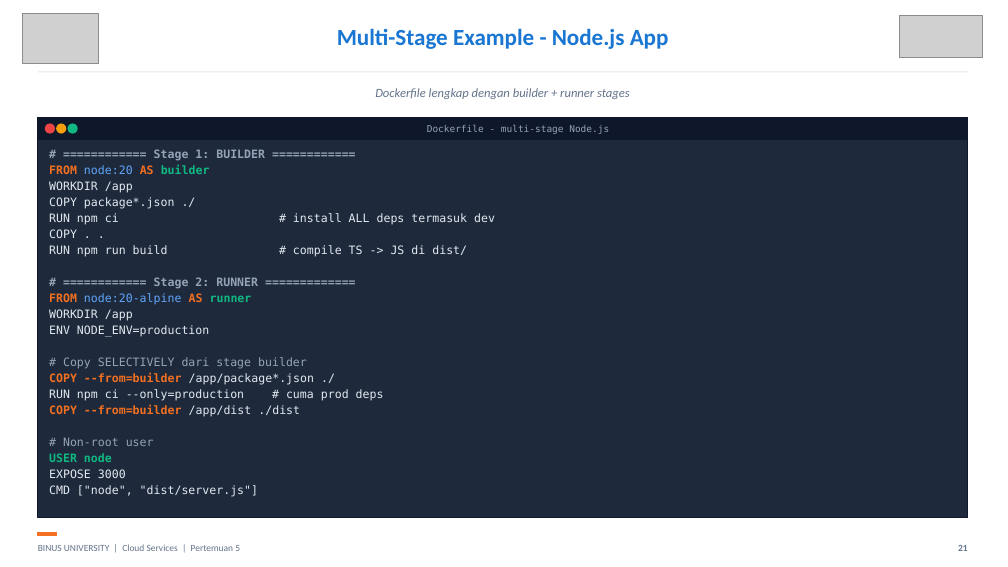
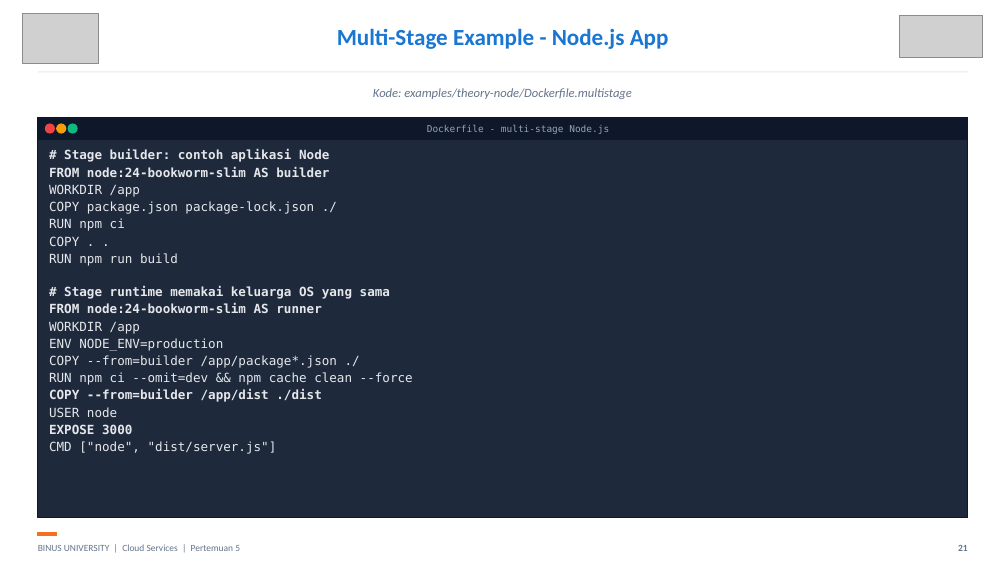
Before and after one commit to SeedFlora/meet5CloudService, a slide deck: slide 21 of slides/Teori_Pertemuan_05.pptx. Drawn at 1008x567 pixels with LibreOffice and Linux fonts; fonts in the diff are those of the drawing; grey boxes stand for pictures. Boxes give left, top, right and bottom in pixels: in the first picture for what was removed or moved away, otherwise in the second. Text is boxed around its words. In the diff, an @@ line names an element or a change of style, - is before the commit and + after.

Commit message:
Verify week 5 Docker theory against RPS and add tested Node examples

```diff
--- a/slides/Teori_Pertemuan_05.pptx
+++ b/slides/Teori_Pertemuan_05.pptx
@@ text at box(373, 88, 632, 99): text changed @@
-Dockerfile lengkap dengan builder + runner stages
+Kode: examples/theory-node/Dockerfile.multistage
@@ text at box(49, 149, 329, 177): text changed; size 11 to 12 pt; text colour #94A3B8 to #E5E7EB @@
-# ============ Stage 1: BUILDER ============
-FROM node:20 AS builder
+# Stage builder: contoh aplikasi Node
+FROM node:24-bookworm-slim AS builder
@@ text at box(49, 201, 314, 231): text changed; size 11 to 12 pt; text colour #E2E8F0 to #E5E7EB @@
-COPY package*.json ./
-RUN npm ci # install ALL deps termasuk dev
+COPY package.json package-lock.json ./
+RUN npm ci
@@ text at box(49, 184, 337, 454): size 11 to 12 pt in "WORKDIR /app", "COPY . .", "WORKDIR /app", "ENV NODE_ENV=production" and 5 more places; text colour #E2E8F0 to #E5E7EB in "WORKDIR /app", "COPY . .", "WORKDIR /app", "ENV NODE_ENV=production" and 4 more places; text colour #F37021 to #E5E7EB in "COPY --from=builder", "COPY --from=builder"; bold off in "COPY --from=builder", "USER node"; bold on in "/app/dist ./dist", "EXPOSE 3000"; text colour #10B981 to #E5E7EB in "USER node" @@
@@ text at box(49, 253, 390, 313): text changed; size 11 to 12 pt; text colour #94A3B8 to #E5E7EB @@
-RUN npm run build # compile TS -> JS di dist/
-# ============ Stage 2: RUNNER =============
-FROM node:20-alpine AS runner
+RUN npm run build
+# Stage runtime memakai keluarga OS yang sama
+FROM node:24-bookworm-slim AS runner
@@ text at box(63, 357, 307, 369): paragraph removed @@
-# Copy SELECTIVELY dari stage builder
@@ text at box(49, 372, 413, 385): text changed; size 11 to 12 pt; text colour #E2E8F0 to #E5E7EB @@
-RUN npm ci --only=production # cuma prod deps
+RUN npm ci --omit=dev && npm cache clean --force
@@ text at box(63, 437, 154, 446): paragraph removed @@
-# Non-root user
```
Also in this commit, not shown: 24 other slides changed, 4 slides added, 1 slide removed, 10 other files.
